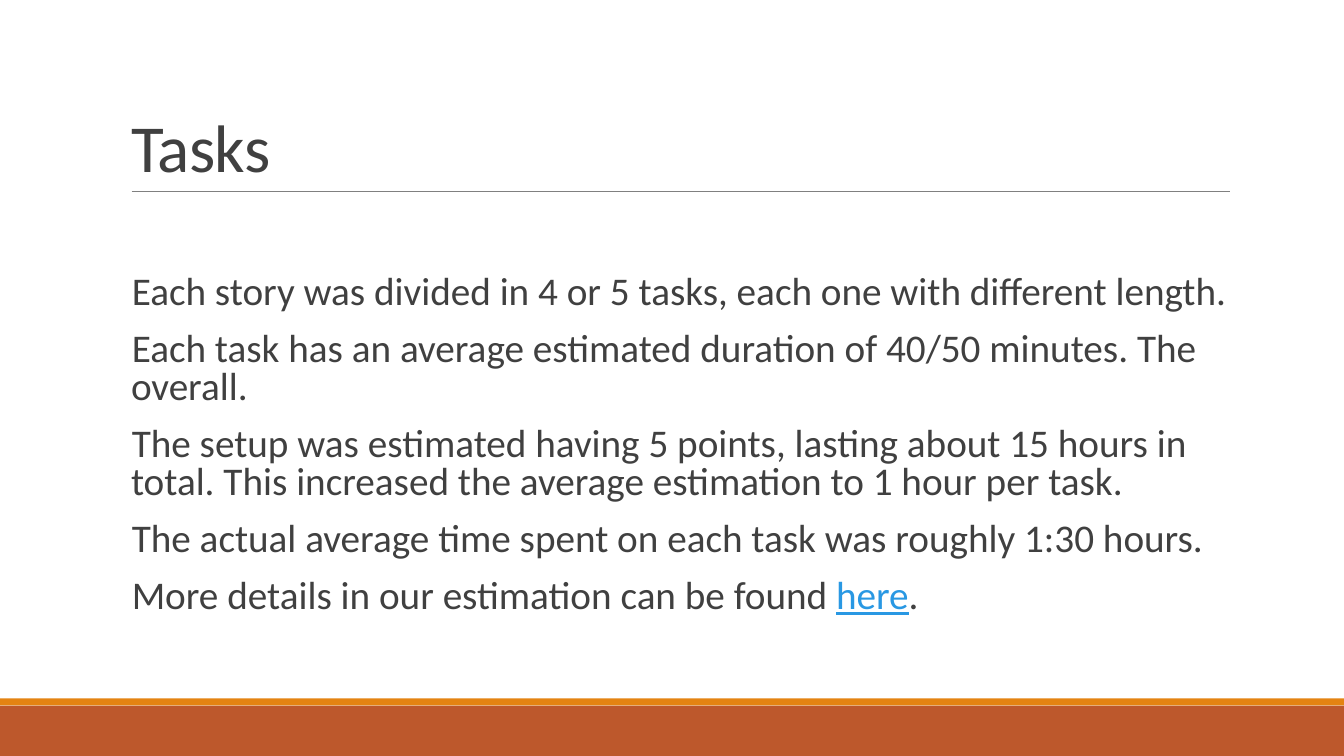
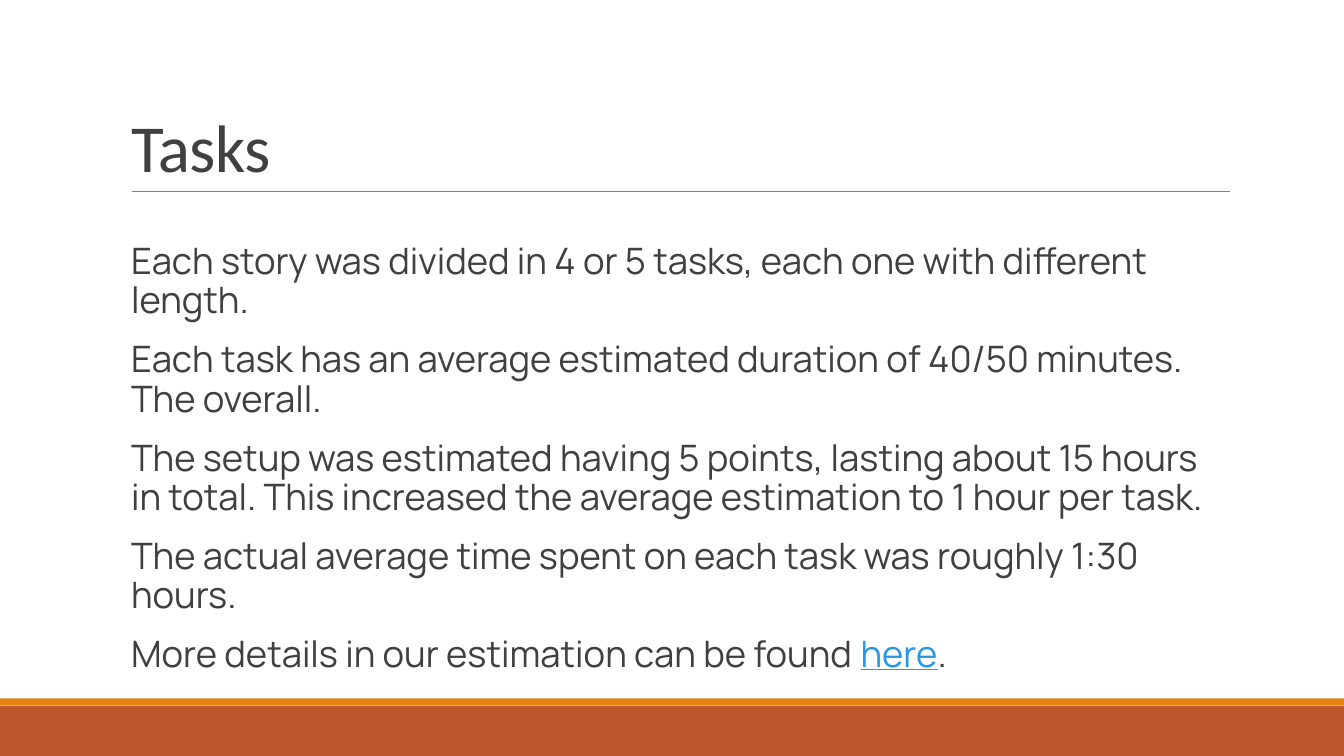
Before and after one commit to ThePseudo/GroupA_SE2_2019, a slide deck: slide 3 of sprint_retrospective.pptx. Drawn at 1344x756 pixels with LibreOffice and Linux fonts; fonts in the diff are those of the drawing. Boxes give left, top, right and bottom in pixels: in the first picture for what was removed or moved away, otherwise in the second. Text is boxed around its words. In the diff, an @@ line names an element or a change of style, - is before the commit and + after.

```diff
--- a/sprint_retrospective.pptx
+++ b/sprint_retrospective.pptx
@@ text "Each story was divided in ..." at bbox=[131, 247, 1202, 670]: size 28 to 26 pt, font Calibri to Manrope; line spacing 0.8 to 0.9 @@
```
Also in this commit, not shown: 7 other slides changed.
